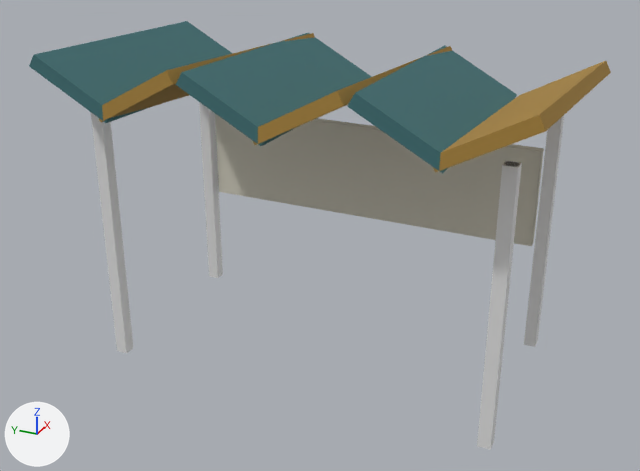
An edit to the glTF model project/models/stop-15.glb, drawn before and after from the same camera.
Camera for both pictures: a camera (50 mm lens) standing at (-7.26, -3.17, 4.89) and looking at (-0.21, 0.0, 1.36). Lighting does not change. The marker at lower left points along +X, +Y and +Z. The picture after the commit comes second. Vertices at exactly the same position are counted once.

The first picture shows '00_paint0', '01_paint1', '02_#8a8e92', '03_#d8d4c4', 'solid', 'solid.001', 'solid.002', 'solid.003'.
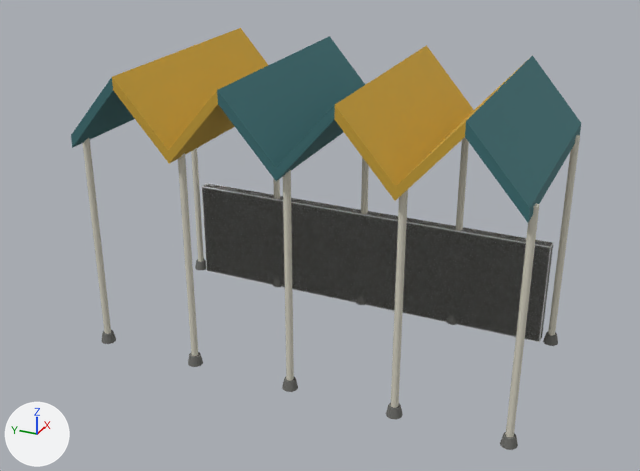
The change, as a list of edits to the scene's bpy script:
```text
Change me_00_paint0:
    remove me_00_paint0.from_pydata(...)  # 24 vertices, 36 faces; spans x -1.4..1.2, y -1.57..2.31, z 2.45..3.15
    add me_00_paint0.from_pydata(...)  # 28 vertices, 48 faces; spans x -1.1..1.2, y -2.1..2.1, z 2.23..2.95
    me_00_paint0 part 1: the loose piece of 8 vertices spanning x -1.4..1.2, y 1.39..2.31, z 2.45..3.15 is rebuilt with 8 vertices and now spans x -1.1..1.2, y 1.58..2.1, z 2.23..2.95
    me_00_paint0 part 2
    16 vertices are removed from x -1.4..1.2, y -1.57..0.83, z 2.45..3.15
    24 faces are deleted
    10 vertices are added at x -1.1, y -2.1..0.52, z 2.23..2.95
    10 new vertices lie (2.3, 0.0, 0.0) away from vertices in x -1.1, y -2.1..0.52, z 2.23..2.95
    36 new faces join them
Change me_02__8a8e92:
    remove me_02__8a8e92.from_pydata(...)  # 48 vertices, 80 faces; spans x -0.95..1.0, y -1.96..1.96, z 0.0..2.6
    remove me_02__8a8e92.materials.append(mat_8a8e92_metal_0_5)  # grey #8a8e92
    add me_02__8a8e92.from_pydata(...)  # 200 vertices, 360 faces; spans x -0.94..0.99, y -2.13..2.13, z 0.06..2.3
    me_02__8a8e92 part 3: a new loose piece, a 10-sided cylinder along z spanning x -0.935..-0.865, y -2.133..-2.067, z 0.06..2.3, in mat_d8d4c4 (pale yellow #d9d5c5)
    me_02__8a8e92 part 4: a new loose piece, a 10-sided cylinder along z spanning x 0.915..0.985, y -2.133..-2.067, z 0.06..2.3, in mat_d8d4c4 (pale yellow #d9d5c5)
    me_02__8a8e92 part 5: a new loose piece, a 10-sided cylinder along z spanning x -0.935..-0.865, y -1.083..-1.017, z 0.06..2.3, in mat_d8d4c4 (pale yellow #d9d5c5)
    me_02__8a8e92 part 6: a new loose piece, a 10-sided cylinder along z spanning x 0.915..0.985, y -1.083..-1.017, z 0.06..2.3, in mat_d8d4c4 (pale yellow #d9d5c5)
    me_02__8a8e92 part 7: a new loose piece, a 10-sided cylinder along z spanning x -0.935..-0.865, y -0.033..0.033, z 0.06..2.3, in mat_d8d4c4 (pale yellow #d9d5c5)
    me_02__8a8e92 part 8: a new loose piece, a 10-sided cylinder along z spanning x 0.915..0.985, y -0.033..0.033, z 0.06..2.3, in mat_d8d4c4 (pale yellow #d9d5c5)
    me_02__8a8e92 part 9: a new loose piece, a 10-sided cylinder along z spanning x -0.935..-0.865, y 1.017..1.083, z 0.06..2.3, in mat_d8d4c4 (pale yellow #d9d5c5)
    me_02__8a8e92 part 10: a new loose piece, a 10-sided cylinder along z spanning x 0.915..0.985, y 1.017..1.083, z 0.06..2.3, in mat_d8d4c4 (pale yellow #d9d5c5)
    me_02__8a8e92 part 11: a new loose piece, a 10-sided cylinder along z spanning x -0.935..-0.865, y 2.067..2.133, z 0.06..2.3, in mat_d8d4c4 (pale yellow #d9d5c5)
    me_02__8a8e92 part 12: a new loose piece, a 10-sided cylinder along z spanning x 0.915..0.985, y 2.067..2.133, z 0.06..2.3, in mat_d8d4c4 (pale yellow #d9d5c5)
    me_02__8a8e92 part 13: the loose piece of 12 vertices spanning x -0.95..-0.85, y -1.96..-1.84, z 0.0..2.6 is deleted
    other edits to the shape of me_02__8a8e92 do not show in these pictures
    add me_02__8a8e92.materials.append(mat_d8d4c4)  # pale yellow #d9d5c5
Remove ob_01_paint1:
    ob_01_paint1 = bpy.data.objects.new('01_paint1', me_01_paint1)
Remove ob_03__d8d4c4:
    ob_03__d8d4c4 = bpy.data.objects.new('03_#d8d4c4', me_03__d8d4c4)
Change ob_solid:
    ob_solid.rotation_euler: (1.571, 0.0, 0.0) -> (0.0, 0.0, 0.0)  # degrees (90, 0, 0) -> degrees (0, 0, 0)
    ob_solid.location: (-0.9, 1.9, 1.3) -> (0.96, 0.0, 0.605)
    ob_solid.scale: (0.12, 2.6, 0.12) -> (0.12, 4.0, 1.09)
Remove ob_solid_001:
    ob_solid_001 = bpy.data.objects.new('solid.001', me_solid)
Remove ob_solid_002:
    ob_solid_002 = bpy.data.objects.new('solid.002', me_solid)
Remove ob_solid_003:
    ob_solid_003 = bpy.data.objects.new('solid.003', me_solid)
Add ob_04__85857f:
    ob_04__85857f = bpy.data.objects.new('04_#85857f', me_04__85857f)  # 24 vertices, 44 faces; spans x 0.9..1.02, y -2.0..2.0, z 0.06..1.15; in mat_85857f (grey #868680)
    ob_04__85857f.location = (0.0, 0.0, 0.0)
Add ob_03__6e6e6a:
    ob_03__6e6e6a = bpy.data.objects.new('03_#6e6e6a', me_03__6e6e6a)  # 200 vertices, 360 faces; spans x -0.98..1.03, y -2.17..2.17, z 0.06..0.16; in mat_6e6e6a (dark grey #6e6e6a)
    ob_03__6e6e6a.location = (0.0, 0.0, 0.0)
Add ob_01_paint6:
    ob_01_paint6 = bpy.data.objects.new('01_paint6', me_01_paint6)  # 24 vertices, 48 faces; spans x -1.1..1.2, y -1.58..1.58, z 2.23..2.95; in mat_paint6 (yellow #caa337)
    ob_01_paint6.location = (0.0, 0.0, 0.0)
```

Boxes (x1, y1, x2, y2) around the edits, measured in the pictures (640 x 471 px; the box of a moved part takes in the faces that stretch with it):
'00_paint0', reshaped (21% taller): before (29, 21, 517, 174); after (71, 36, 581, 222)
'03_#d8d4c4', deleted (pale yellow): before (215, 114, 544, 246)
'01_paint6', added: after (112, 28, 519, 201)
'04_#85857f', added: after (202, 184, 553, 341)
'solid', moved, rescaled, turned: before (91, 113, 133, 353); after (201, 183, 553, 342)
'02_#8a8e92', reshaped: before (506, 161, 519, 167); after (83, 135, 580, 437)
'01_paint1', deleted: before (99, 33, 611, 172)
'solid.002', deleted: before (477, 161, 522, 450)
'solid.003', deleted: before (524, 115, 564, 347)
'solid.001', deleted: before (199, 102, 223, 278)
'03_#6e6e6a', added: after (102, 259, 558, 450)
part 1 of me_00_paint0, rebuilt: before (29, 21, 233, 123); after (71, 77, 135, 148)
part 2 of me_00_paint0, moved or reshaped: before (176, 33, 517, 174); after (217, 36, 581, 222)
part 3 of me_02__8a8e92, added (pale yellow): after (506, 204, 539, 437)
part 4 of me_02__8a8e92, added (pale yellow): after (548, 135, 580, 335)
part 5 of me_02__8a8e92, added (pale yellow): after (391, 190, 408, 408)
part 6 of me_02__8a8e92, added (pale yellow): after (456, 137, 469, 231)
part 7 of me_02__8a8e92, added (pale yellow): after (283, 170, 294, 381)
part 8 of me_02__8a8e92, added: after (361, 157, 369, 214)
part 9 of me_02__8a8e92, added (pale yellow): after (178, 153, 198, 356)
part 10 of me_02__8a8e92, added (mostly hidden): after (273, 178, 280, 199)
part 11 of me_02__8a8e92, added (pale yellow): after (83, 138, 111, 334)
part 12 of me_02__8a8e92, added (pale yellow): after (191, 148, 204, 262)
part 13 of me_02__8a8e92, deleted: before (506, 161, 519, 167)
